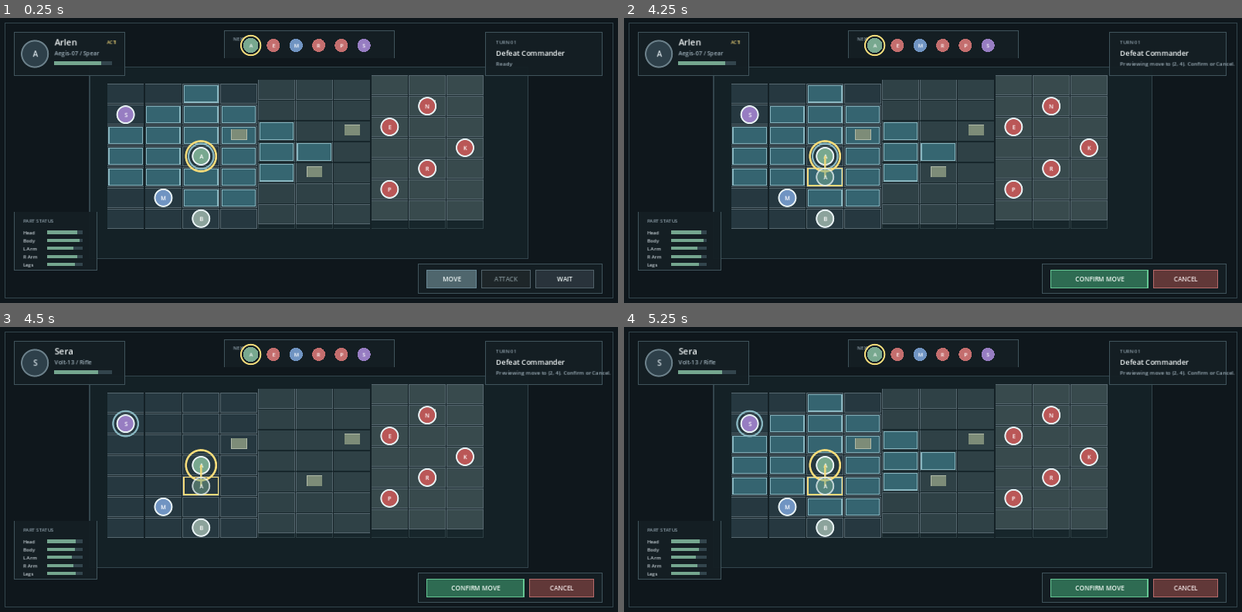
Above: before the commit, frames 1-4 (two rows, left to right).
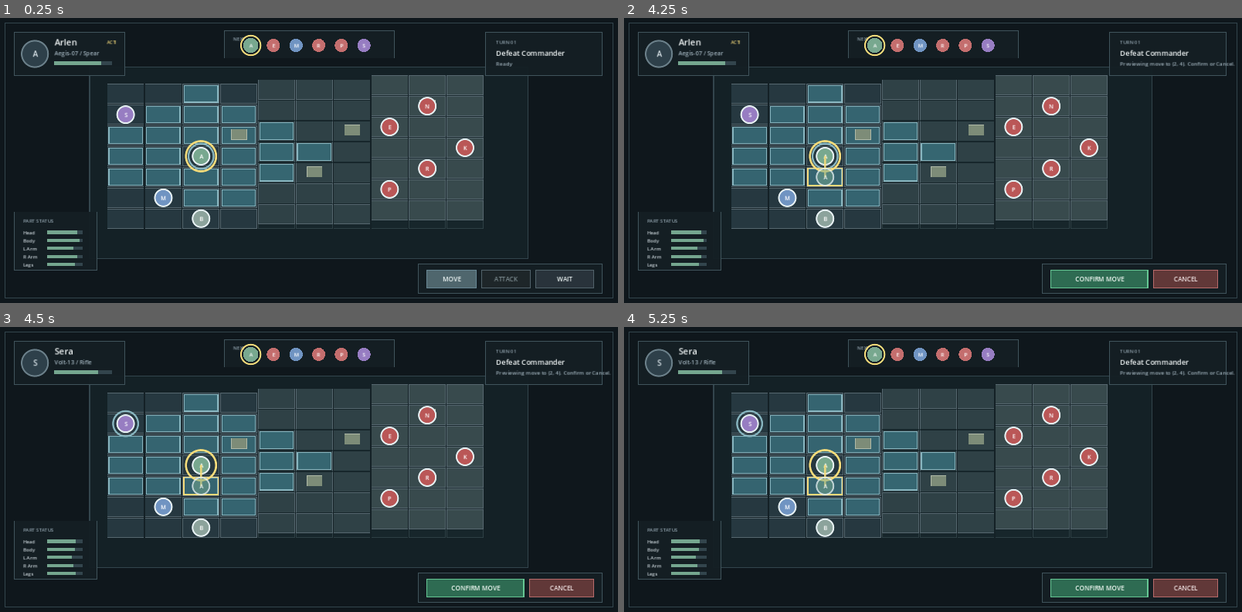
Above: after the commit, the same moments.

Repository: toonnix-github/magic-robot-tactic-war
Game: Godot game, scene res://scenes/main.tscn
Two runs of this game, one before a commit and one after it. Both use one fixed random seed, a clock stepped at 60 frames per second and the inputs below.
Inputs (mouse positions are in pixels of both pictures, inside the frame that each line leads up to):
- Up to frame 1 (0.25 s): no input
- Up to frame 2 (4.25 s): tap Enter at 0.5, 2, 3.5 s; click (933, 160) at 0.67 s; tap Space at 1.25, 2.75 s; move the mouse to (809, 174) at 1.27 s; click (809, 174) at 1.42 s; move the mouse to (994, 97) at 2.02 s; click (994, 97) at 2.17 s; move the mouse to (902, 217) at 2.77 s; click (902, 217) at 2.92 s; move the mouse to (1118, 203) at 3.52 s; click (1118, 203) at 3.67 s
- Up to frame 3 (4.5 s): tap Space at 4.25 s; move the mouse to (123, 426) at 4.27 s; click (123, 426) at 4.42 s
- Up to frame 4 (5.25 s): move the mouse to (963, 469) at 5.02 s; click (963, 469) at 5.17 s

Frames 1-2 are identical in both runs. In frame 3, 6.8% of the frame differs, in the area x 17-54%, y 23-67%; in frame 4, nothing differs.

Commit message:
feat: add enemy inspection panel during target selection (#22)

Diff:
--- a/src/main.gd
+++ b/src/main.gd
@@ -319,12 +319,14 @@
 		elif selected_action == "Attack" and turn_state == TurnState.SELECTING_ATTACK:
 			if _is_active_unit(tapped_unit):
 				_cancel_attack_selection()
-			elif not _confirm_attack_target(tapped_unit):
-				_preview_attack_target(tapped_unit)
+			elif selected_unit != null and selected_unit["id"] == tapped_unit["id"] and _is_attack_target_legal(active_unit, tapped_unit):
+				_confirm_attack_target(tapped_unit)
+			else:
+				_inspect_target(tapped_unit)
 			accept_event()
 			return
 
-		_select_unit(tapped_unit)
+		_inspect_unit(tapped_unit)
 		accept_event()
 		return
 
@@ -340,6 +342,7 @@
 	_draw_initiative_strip()
 	_draw_mission_panel()
 	_draw_part_status_panel()
+	_draw_enemy_inspection_panel()
 	_draw_action_bar()
 
 
@@ -2826,6 +2829,176 @@
 		_draw_bar(_r(100, y - 8.0, 76, 7), _part_hp_ratio(selected_unit, part_name), Color(0.46, 0.65, 0.56) if not bool(part["destroyed"]) else Color(0.76, 0.32, 0.31))
 
 
+func _inspect_target(target) -> Dictionary:
+	if target == null:
+		return {}
+	selected_unit = target
+	if active_unit != null:
+		return _preview_attack_target(target)
+	queue_redraw()
+	return {}
+
+
+func _inspect_unit(unit) -> void:
+	if unit == null:
+		return
+	selected_unit = unit
+	if active_unit != null and turn_state == TurnState.SELECTING_ATTACK:
+		_preview_attack_target(unit)
+	else:
+		queue_redraw()
+
+
+func _target_inspection_data(unit) -> Dictionary:
+	if unit == null:
+		return {}
+
+	var terrain := _terrain_at(unit["grid"])
+	var height := _height_at(unit["grid"])
+	var has_cov := _has_cover(unit["grid"])
+	var terrain_desc := "H%d" % height
+	if has_cov:
+		terrain_desc += " · Cover"
+
+	var consequences: Array[String] = []
+	if bool(unit.get("weapon_disabled", false)):
+		consequences.append("Weapon disabled (%s)" % str(unit.get("weapon_mount_part", "Arm")))
+	if int(unit.get("accuracy_modifier", 0)) < 0:
+		consequences.append("Accuracy reduced (%+d%%)" % int(unit["accuracy_modifier"]))
+	if int(unit.get("current_move_range", 0)) == 0 and bool(unit.get("parts", {}).get("Legs", {}).get("destroyed", false)):
+		consequences.append("Legs destroyed: mobility lost")
+
+	var part_details := {}
+	for part_name in PART_NAMES:
+		var part: Dictionary = unit["parts"].get(part_name, {})
+		part_details[part_name] = {
+			"hp": int(part.get("hp", 0)),
+			"max_hp": int(part.get("max_hp", PART_MAX_HP)),
+			"destroyed": bool(part.get("destroyed", false)),
+		}
+
+	var orbs_info: Array[String] = []
+	for orb in _active_orbs(unit):
+		orbs_info.append("%s (%s)" % [str(orb.get("name", orb.get("id", ""))), str(orb.get("element", ""))])
+
+	var statuses_info: Array[String] = []
+	for st in unit.get("statuses", []):
+		if st is Dictionary:
+			statuses_info.append(str(st.get("name", st.get("id", ""))))
+		else:
+			statuses_info.append(str(st))
+
+	var data := {
+		"id": str(unit.get("id", "")),
+		"name": str(unit.get("name", "")),
+		"mech": str(unit.get("mech", "")),
+		"weapon": str(unit.get("weapon", "")),
+		"team": str(unit.get("team", "")),
+		"grid": unit["grid"],
+		"height": height,
+		"has_cover": has_cov,
+		"terrain_desc": terrain_desc,
+		"consequences": consequences,
+		"parts": part_details,
+		"shield_hp": int(unit.get("shield_hp", 0)),
+		"shield_max_hp": int(unit.get("shield_max_hp", 0)),
+		"has_shield": int(unit.get("shield_max_hp", 0)) > 0,
+		"shield_active": _shield_is_active(unit),
+		"statuses": statuses_info,
+		"orbs": orbs_info,
+	}
+
+	if active_unit != null and str(active_unit.get("id", "")) != str(unit.get("id", "")):
+		var preview: Dictionary = _attack_preview(active_unit, unit)
+		data["attack_preview"] = preview
+		var interceptor = _intercepting_shield_for(active_unit, unit, _weapon_data_for(active_unit))
+		data["shield_interceptor"] = interceptor
+		if interceptor != null:
+			data["shield_warning"] = "Protected by %s's Shield" % str(interceptor.get("name", "Ally"))
+		else:
+			data["shield_warning"] = ""
+	else:
+		data["attack_preview"] = {}
+		data["shield_interceptor"] = null
+		data["shield_warning"] = ""
+
+	return data
+
+
+func _draw_enemy_inspection_panel() -> void:
+	if selected_unit == null or selected_unit == active_unit:
+		return
+	if selected_unit["team"] != "enemy" and turn_state != TurnState.SELECTING_ATTACK:
+		return
+
+	var panel_rect := _r(960, 126, 310, 385)
+	_draw_panel(panel_rect)
+
+	var data: Dictionary = _target_inspection_data(selected_unit)
+	var is_enemy: bool = str(selected_unit.get("team", "")) == "enemy"
+	var header_title := "TARGET INSPECTION" if turn_state == TurnState.SELECTING_ATTACK else ("ENEMY INTEL" if is_enemy else "ALLY INTEL")
+	var header_color := Color(0.85, 0.65, 0.40) if turn_state == TurnState.SELECTING_ATTACK else Color(0.56, 0.63, 0.67)
+	draw_string(_font(), _p(976, 148), header_title, HORIZONTAL_ALIGNMENT_LEFT, -1.0, _font_size(10), header_color)
+
+	draw_string(_font(), _p(976, 170), str(selected_unit["name"]), HORIZONTAL_ALIGNMENT_LEFT, -1.0, _font_size(16), Color(0.95, 0.97, 0.97))
+	draw_string(_font(), _p(976, 188), "%s · %s" % [selected_unit["mech"], selected_unit["weapon"]], HORIZONTAL_ALIGNMENT_LEFT, -1.0, _font_size(11), Color(0.62, 0.69, 0.73))
+	draw_string(_font(), _p(976, 204), str(data.get("terrain_desc", "")), HORIZONTAL_ALIGNMENT_LEFT, -1.0, _font_size(10), Color(0.70, 0.75, 0.77))
+
+	var y := 220.0
+	for part_name in PART_NAMES:
+		var p_info: Dictionary = data["parts"][part_name]
+		var p_hp: int = int(p_info["hp"])
+		var p_max: int = int(p_info["max_hp"])
+		var destroyed: bool = bool(p_info["destroyed"])
+		var label_col := Color(0.78, 0.82, 0.84) if not destroyed else Color(0.88, 0.48, 0.46)
+		draw_string(_font(), _p(976, y), _short_part_name(part_name), HORIZONTAL_ALIGNMENT_LEFT, -1.0, _font_size(10), label_col)
+		_draw_bar(_r(1030, y - 8.0, 130, 7), float(p_hp) / float(p_max) if p_max > 0 else 0.0, Color(0.46, 0.65, 0.56) if not destroyed else Color(0.76, 0.32, 0.31))
+		var hp_text := "%d/%d" % [p_hp, p_max] if not destroyed else "DESTROYED"
+		draw_string(_font(), _p(1170, y), hp_text, HORIZONTAL_ALIGNMENT_LEFT, -1.0, _font_size(9), label_col)
+		y += 15.0
+
+	if bool(data.get("has_shield", false)):
+		var s_hp: int = int(data["shield_hp"])
+		var s_max: int = int(data["shield_max_hp"])
+		var s_active: bool = bool(data["shield_active"])
+		draw_string(_font(), _p(976, y), "Shield", HORIZONTAL_ALIGNMENT_LEFT, -1.0, _font_size(10), Color(0.53, 0.71, 0.75) if s_active else Color(0.76, 0.32, 0.31))
+		_draw_bar(_r(1030, y - 8.0, 130, 7), float(s_hp) / float(s_max) if s_max > 0 else 0.0, Color(0.40, 0.60, 0.75) if s_active else Color(0.76, 0.32, 0.31))
+		var s_text := "%d/%d" % [s_hp, s_max] if s_active else "BROKEN"
+		draw_string(_font(), _p(1170, y), s_text, HORIZONTAL_ALIGNMENT_LEFT, -1.0, _font_size(9), Color(0.53, 0.71, 0.75) if s_active else Color(0.76, 0.32, 0.31))
+		y += 15.0
+
+	for c in data.get("consequences", []):
+		draw_string(_font(), _p(976, y), "⚠ " + str(c), HORIZONTAL_ALIGNMENT_LEFT, -1.0, _font_size(9), Color(0.96, 0.76, 0.40))
+		y += 13.0
+
+	if turn_state == TurnState.SELECTING_ATTACK and not data["attack_preview"].is_empty():
+		var preview: Dictionary = data["attack_preview"]
+		y += 4.0
+		draw_line(_p(976, y), _p(1250, y), Color(0.25, 0.33, 0.36), 1.0)
+		y += 14.0
+		var legal: bool = bool(preview["legal"])
+		var hit: int = int(preview["hit_percent"])
+		var dmg: int = int(preview["damage"])
+		var h_mod: int = int(preview.get("height_hit_modifier", 0))
+		var c_mod: int = int(preview.get("cover_dodge_modifier", 0))
+		var pat: String = str(preview.get("weapon_pattern", "single"))
+		var status_text := "LEGAL TARGET" if legal else "INVALID TARGET"
+		var status_color := Color(0.40, 0.78, 0.58) if legal else Color(0.88, 0.42, 0.42)
+		draw_string(_font(), _p(976, y), status_text, HORIZONTAL_ALIGNMENT_LEFT, -1.0, _font_size(10), status_color)
+		y += 14.0
+		var mod_notes := ""
+		if h_mod != 0:
+			mod_notes += " (H%+d%%)" % h_mod
+		if c_mod != 0:
+			mod_notes += " (Cover %+d%%)" % c_mod
+		draw_string(_font(), _p(976, y), "Hit: %d%%%s · Est Dmg: %d" % [hit, mod_notes, dmg], HORIZONTAL_ALIGNMENT_LEFT, -1.0, _font_size(10), Color(0.93, 0.96, 0.96))
+		y += 14.0
+		draw_string(_font(), _p(976, y), "Pattern: %s · Range: %d-%d" % [pat.to_upper(), int(preview.get("min_range", 1)), int(preview.get("range", 1))], HORIZONTAL_ALIGNMENT_LEFT, -1.0, _font_size(9), Color(0.62, 0.69, 0.73))
+		y += 14.0
+		if str(data.get("shield_warning", "")) != "":
+			draw_string(_font(), _p(976, y), "⚠ " + str(data["shield_warning"]), HORIZONTAL_ALIGNMENT_LEFT, -1.0, _font_size(9), Color(0.96, 0.86, 0.48))
+
+
 func _draw_action_bar() -> void:
 	var bar_rect := _r(888, 521, 390, 62)
 	_draw_panel(bar_rect)
--- a/tests/godot/battle_milestone_test.gd
+++ b/tests/godot/battle_milestone_test.gd
@@ -97,6 +97,7 @@
 	await _run_attack_presentation_acceptance(scene)
 	_run_attack_overlay_acceptance(scene)
 	_run_movement_preview_acceptance(scene)
+	_run_enemy_inspection_acceptance(scene)
 
 	if _failures.is_empty():
 
@@ -1882,6 +1883,121 @@
 	_assert_true(scene._confirm_attack_target(enemy), "attack can be confirmed after move")
 
 
+func _run_enemy_inspection_acceptance(scene: Control) -> void:
+	var required_methods := [
+		"_inspect_target",
+		"_inspect_unit",
+		"_target_inspection_data",
+		"_draw_enemy_inspection_panel",
+	]
+	for method in required_methods:
+		_assert_true(scene.has_method(method), "enemy-inspection API exists: %s" % method)
+	if not _failures.is_empty():
+		return
+
+	_test_inspect_two_enemies_without_consuming_action(scene)
+	_test_target_panel_reflects_part_hp_and_destroyed_state(scene)
+	_test_attack_preview_values_match_actual_validation(scene)
+	_test_shielded_target_warning_when_interception_active(scene)
+	_test_enemy_inspection_never_changes_active_unit_or_initiative(scene)
+
+
+func _test_inspect_two_enemies_without_consuming_action(scene: Control) -> void:
+	scene._load_mission("ancient_ruins")
+	var arlen = scene._unit_by_id("arlen")
+	var enemy1 = scene._unit_by_id("enemy_blade")
+	var enemy2 = scene._unit_by_id("enemy_spear")
+	scene._begin_activation(arlen)
+	scene._select_action("Attack")
+	_assert_equal(scene.turn_state, scene.TurnState.SELECTING_ATTACK, "in attack mode")
+
+	scene._inspect_target(enemy1)
+	_assert_equal(scene.selected_unit["id"], "enemy_blade", "enemy 1 inspected")
+	_assert_equal(scene.active_unit["id"], "arlen", "active unit unchanged after inspecting enemy 1")
+	_assert_false(arlen["has_attacked"], "action not consumed by inspecting enemy 1")
+	_assert_false(arlen["has_moved"], "move not consumed by inspecting enemy 1")
+	_assert_equal(scene.turn_state, scene.TurnState.SELECTING_ATTACK, "still in attack mode")
+
+	scene._inspect_target(enemy2)
+	_assert_equal(scene.selected_unit["id"], "enemy_spear", "enemy 2 inspected immediately")
+	_assert_equal(scene.active_unit["id"], "arlen", "active unit unchanged after inspecting enemy 2")
+	_assert_false(arlen["has_attacked"], "action not consumed by inspecting enemy 2")
+	_assert_equal(scene.turn_state, scene.TurnState.SELECTING_ATTACK, "still in attack mode")
+
+
+func _test_target_panel_reflects_part_hp_and_destroyed_state(scene: Control) -> void:
+	scene._load_mission("ancient_ruins")
+	var enemy = scene._unit_by_id("enemy_blade")
+	scene._damage_part(enemy, "Head", 100)
+	var data: Dictionary = scene._target_inspection_data(enemy)
+	_assert_equal(data["parts"]["Head"]["hp"], 0, "Head HP is 0 in target data")
+	_assert_true(data["parts"]["Head"]["destroyed"], "Head marked destroyed in target data")
+	_assert_true(data["parts"]["Body"]["hp"] > 0, "Body HP is positive")
+	_assert_false(data["parts"]["Body"]["destroyed"], "Body not destroyed")
+	_assert_true(data["consequences"].size() > 0, "Consequences list has penalty for destroyed Head")
+
+	scene._damage_part(enemy, str(enemy["weapon_mount_part"]), 100)
+	data = scene._target_inspection_data(enemy)
+	_assert_true(bool(enemy["weapon_disabled"]), "weapon disabled after mount destroyed")
+
+	scene._load_mission("ascending_ridge")
+	var guard = scene._unit_by_id("enemy_ridge_guard")
+	var guard_data: Dictionary = scene._target_inspection_data(guard)
+	_assert_true(guard_data["has_shield"], "guard has shield in target data")
+	_assert_equal(guard_data["shield_hp"], guard["shield_hp"], "shield HP matches")
+	_assert_equal(guard_data["shield_max_hp"], guard["shield_max_hp"], "shield max HP matches")
+
+
+func _test_attack_preview_values_match_actual_validation(scene: Control) -> void:
+	scene._load_mission("ancient_ruins")
+	var arlen = scene._unit_by_id("arlen")
+	var enemy = scene._unit_by_id("enemy_blade")
+	arlen["grid"] = Vector2i(2, 3)
+	enemy["grid"] = Vector2i(4, 3)
+	scene._begin_activation(arlen)
+	scene._select_action("Attack")
+	var data: Dictionary = scene._target_inspection_data(enemy)
+	var preview: Dictionary = scene._attack_preview(arlen, enemy)
+	_assert_equal(data["attack_preview"]["legal"], preview["legal"], "target data preview legality matches")
+	_assert_equal(data["attack_preview"]["hit_percent"], preview["hit_percent"], "target data preview hit% matches")
+	_assert_equal(data["attack_preview"]["damage"], preview["damage"], "target data preview damage matches")
+	_assert_equal(data["attack_preview"]["weapon_pattern"], preview["weapon_pattern"], "target data weapon pattern matches")
+
+
+func _test_shielded_target_warning_when_interception_active(scene: Control) -> void:
+	scene._load_mission("ascending_ridge")
+	var sera = scene._unit_by_id("sera")
+	var guard = scene._unit_by_id("enemy_ridge_guard")
+	var enemy = scene._unit_by_id("enemy_blade")
+	sera["grid"] = Vector2i(1, 3)
+	guard["grid"] = Vector2i(3, 3)
+	enemy["grid"] = Vector2i(4, 3)
+	scene._begin_activation(sera)
+	scene._select_action("Attack")
+	_assert_true(scene._can_shield_intercept(guard, sera, enemy, scene._weapon_data_for(sera)), "guard can intercept")
+	var data: Dictionary = scene._target_inspection_data(enemy)
+	_assert_true(data["shield_interceptor"] != null, "shield interceptor identified")
+	_assert_true(str(data["shield_warning"]).contains("Ridge Guard"), "shield warning mentions intercepting guard")
+
+
+func _test_enemy_inspection_never_changes_active_unit_or_initiative(scene: Control) -> void:
+	scene._load_mission("ancient_ruins")
+	var arlen = scene._unit_by_id("arlen")
+	scene._begin_activation(arlen)
+	var active_before: String = scene.active_unit["id"]
+	var timeline_before: Array = scene.initiative_timeline.duplicate()
+
+	scene._inspect_unit(scene._unit_by_id("commander"))
+	_assert_equal(scene.active_unit["id"], active_before, "active unit unchanged after ally/enemy inspection")
+	_assert_equal(scene.initiative_timeline, timeline_before, "initiative timeline unchanged after inspection")
+
+	scene._inspect_target(scene._unit_by_id("enemy_blade"))
+	_assert_equal(scene.active_unit["id"], active_before, "active unit unchanged after target inspection")
+	_assert_equal(scene.initiative_timeline, timeline_before, "initiative timeline unchanged after target inspection")
+
+	scene.notification(CanvasItem.NOTIFICATION_DRAW)
+
+
 func _assert_true(actual: bool, message: String) -> void:
 
 
Not shown, changed: tests/test_battle_milestone_static.py
